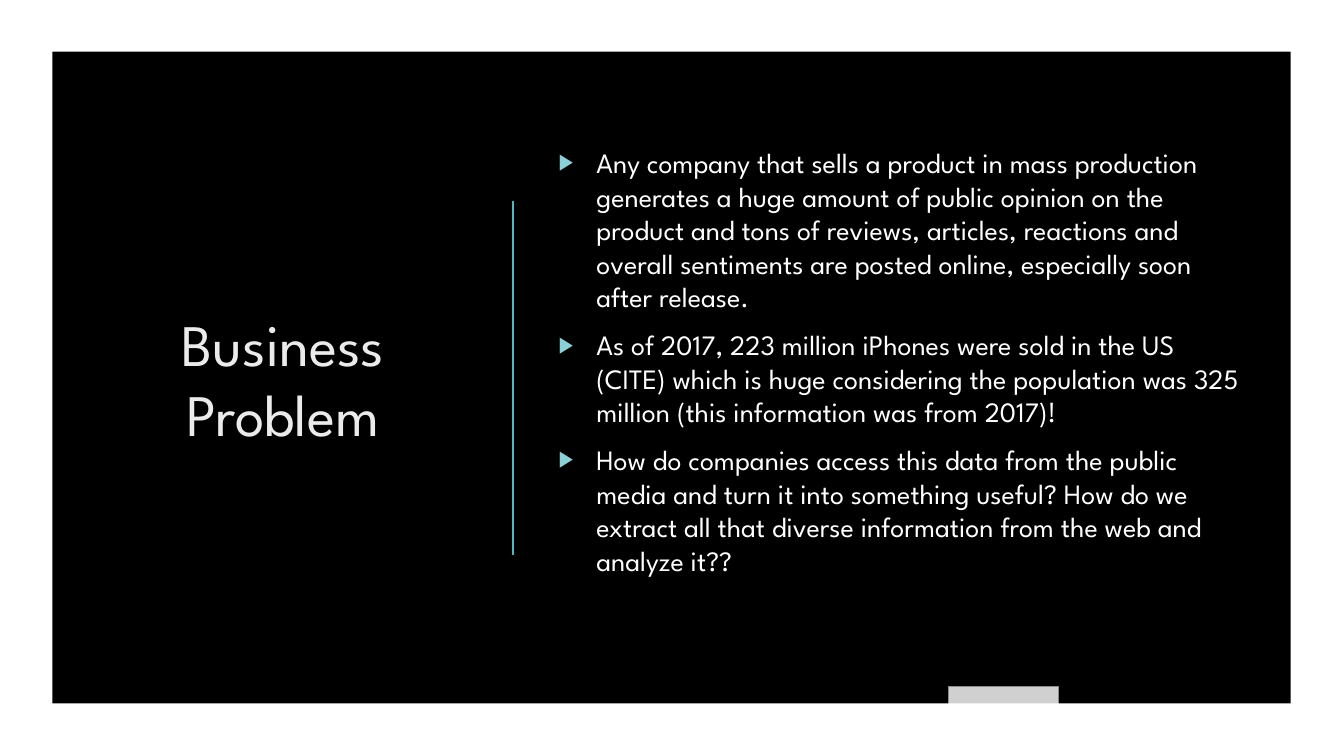
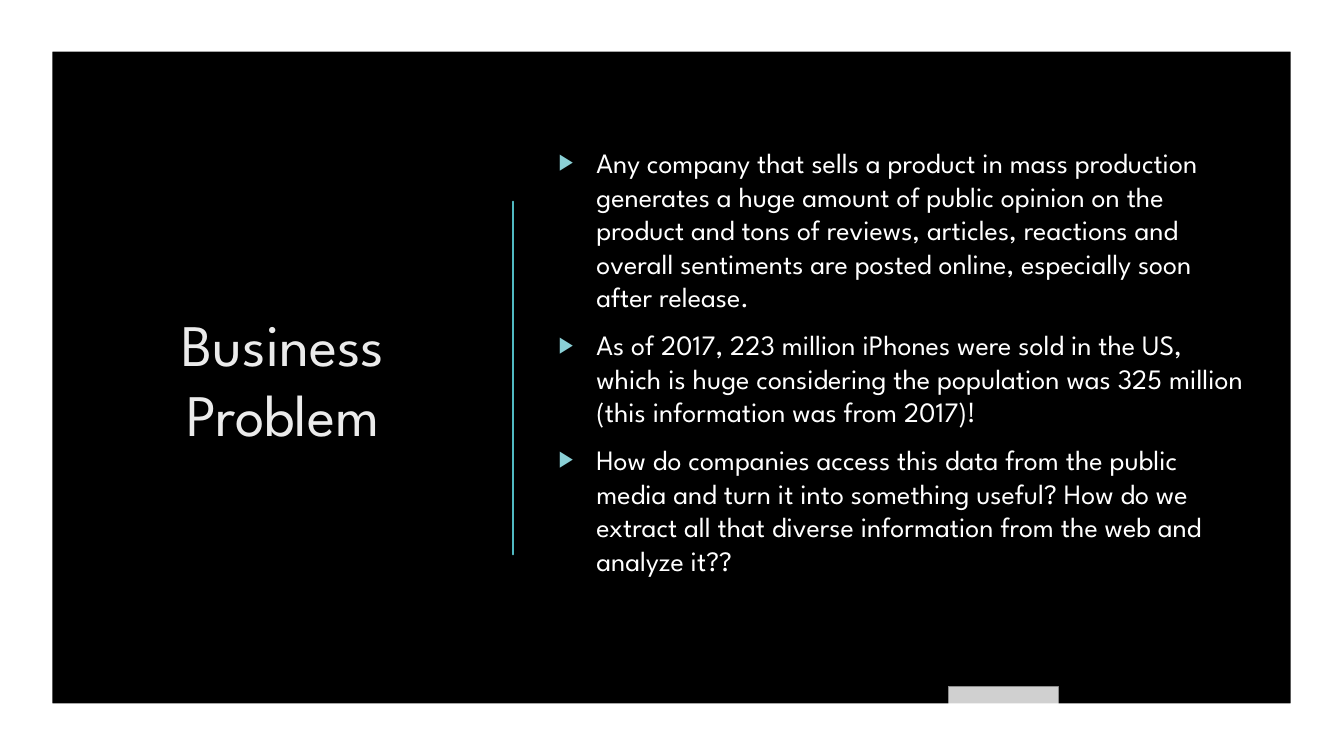
Before and after one commit to ayan1995/Thinkful, a slide deck: slide 2 of Bootcamp/Final Capstone Opinion Mining/Opinion Mining Presentation.pptx. Drawn at 1344x756 pixels with LibreOffice and Linux fonts; fonts in the diff are those of the drawing; grey boxes stand for pictures; background and template pictures are left out. Boxes give left, top, right and bottom in pixels: in the first picture for what was removed or moved away, otherwise in the second. Text is boxed around its words. In the diff, an @@ line names an element or a change of style, - is before the commit and + after.

```diff
--- a/Bootcamp/Final Capstone Opinion Mining/Opinion Mining Presentation.pptx
+++ b/Bootcamp/Final Capstone Opinion Mining/Opinion Mining Presentation.pptx
@@ text at (596,335,1243,428): text changed @@
-▶ As of 2017, 223 million iPhones were sold in the US (CITE) which is huge considering the population was 325 million (this information was from 2017)!
+▶ As of 2017, 223 million iPhones were sold in the US, which is huge considering the population was 325 million (this information was from 2017)!
```
Also in this commit, not shown: 2 other slides changed, 8 slides added, 2 slides removed, 28 other files.
